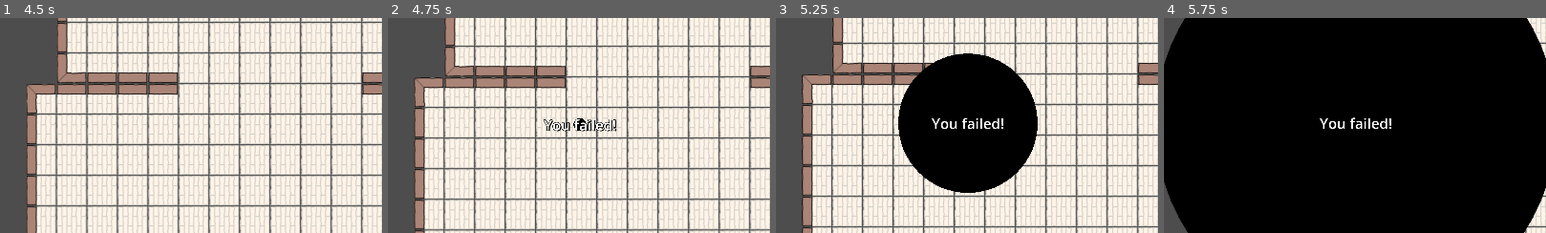
Above: before the commit, frames 1-4 (left to right).
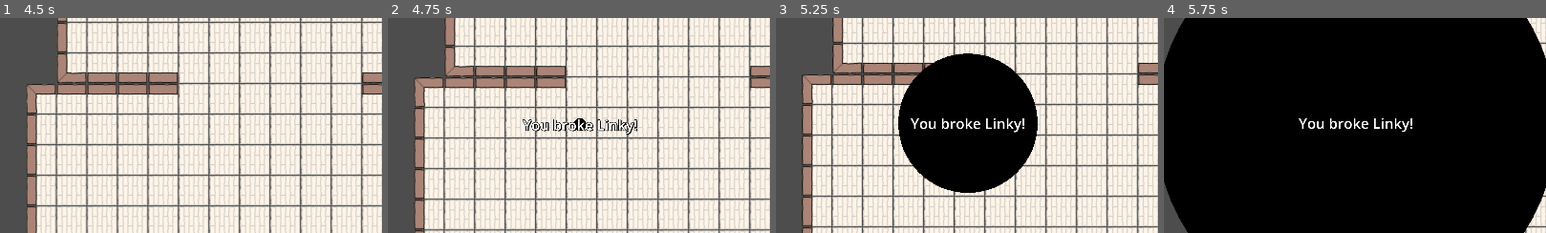
Above: after the commit, the same moments.

Repository: GnuCodingStudio/KenneyJam-2024
Game: Godot game, scene res://scenes/menus/MainMenu.tscn
Two runs of this game, one before a commit and one after it. Both use one fixed random seed, a clock stepped at 60 frames per second and the inputs below.
Inputs:
- Up to frame 1 (4.5 s): click "START" at 0.5 s; tap Enter at 1.25 s; hold W (p1_move_up) 1.28-2.78 s; tap Down (p2_move_down) at 1.35, 4.35 s; tap Left (p2_move_left) at 2.1 s; hold A (p1_move_left) 2.78-4.28 s; tap Right (p2_move_right) at 2.85 s; tap Up (p2_move_up) at 3.6 s; hold S (p1_move_down) from 4.28 s (still down)
- Up to frame 2 (4.75 s): keep holding S (p1_move_down)
- Up to frame 3 (5.25 s): release S (p1_move_down) at 5.03 s; hold D (p1_move_right) from 5.03 s (still down); tap Left (p2_move_left) at 5.1 s
- Up to frame 4 (5.75 s): keep holding D (p1_move_right)
The pictures show only the part of the screen within x 25-75%, y 26-76%; the shares and areas given below are measured in that part.

Frame 1 is identical in both runs. In frame 2, 1.0% of the frame differs, in the area x 35-66%, y 47-55%; in frame 3, 0.7%; in frame 4, 0.7%.

Commit message:
feat(level): make failure messaege more clear

Diff:
--- a/resources/localization/MenuTranslations.csv
+++ b/resources/localization/MenuTranslations.csv
@@ -1,4 +1,5 @@
 key,en,fr
+FAIL_MESSAGE,You broke Linky!,Vous avez cassé Linky !
 GAME_NAME,Linky,
 GAME_TAGLINE,Kenney Jam 2024,
 MAIN_START_BUTTON,START,DÉMARRER
--- a/scenes/levels/YouFailed.tscn
+++ b/scenes/levels/YouFailed.tscn
@@ -25,4 +25,4 @@
 theme_override_constants/shadow_offset_y = 3
 theme_override_constants/outline_size = 8
 theme_override_font_sizes/font_size = 60
-text = "You failed!"
+text = "FAIL_MESSAGE"
Binary file changed: resources/localization/MenuTranslations.en.translation
Binary file changed: resources/localization/MenuTranslations.fr.translation
Not shown, changed: resources/localization/MenuTranslations.xlsx
